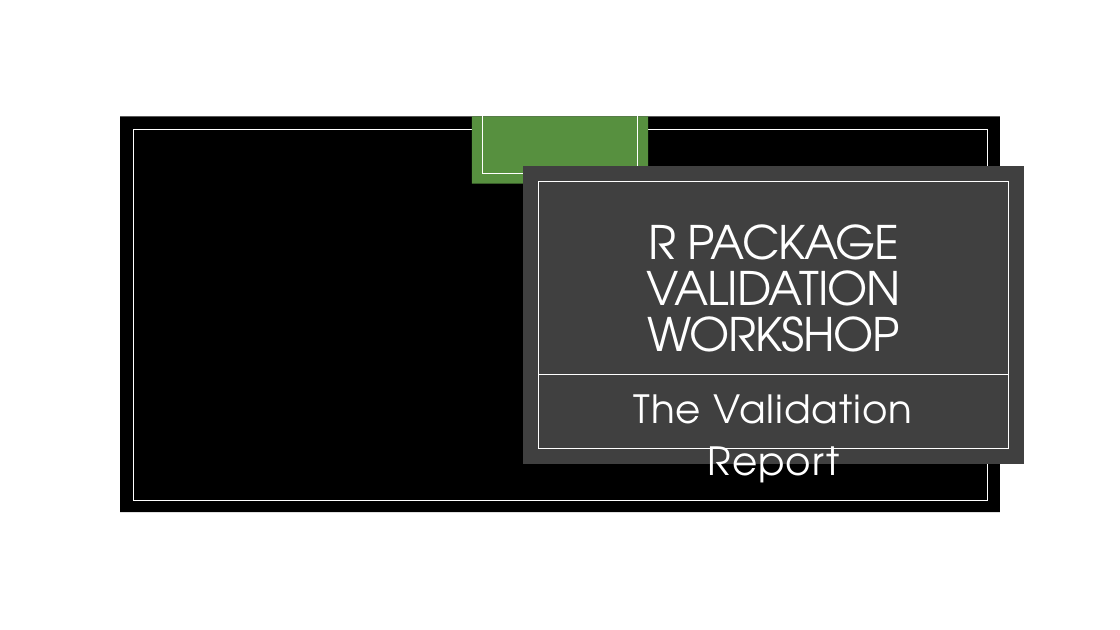
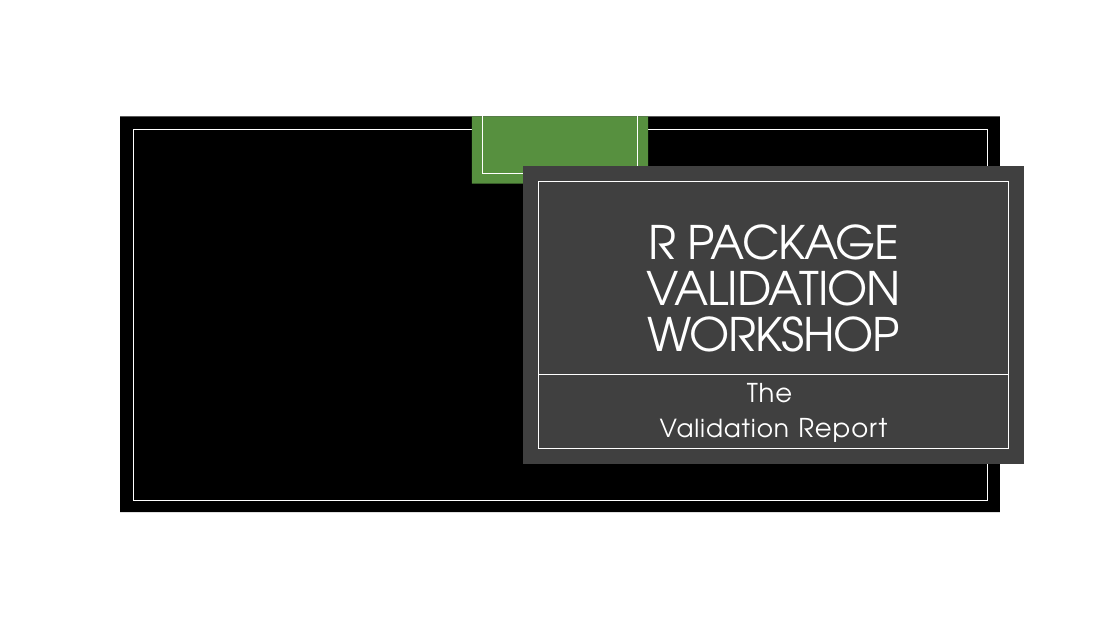
Before and after one commit to FredHutch/R_Package_Validation_Tutorial, a slide deck: slide 1 of Slides/Slides-05-The_Validation_Report/Slides-05-The_Validation_Report.pptx. Drawn at 1120x630 pixels with LibreOffice and Linux fonts; fonts in the diff are those of the drawing; background and template pictures are left out. Boxes give left, top, right and bottom in pixels: in the first picture for what was removed or moved away, otherwise in the second. Text is boxed around its words. In the diff, an @@ line names an element or a change of style, - is before the commit and + after.

```diff
--- a/Slides/Slides-05-The_Validation_Report/Slides-05-The_Validation_Report.pptx
+++ b/Slides/Slides-05-The_Validation_Report/Slides-05-The_Validation_Report.pptx
@@ subtitle at [660,383,887,449]: text changed; size 33.3 to 21.3 pt @@
-The Validation Report
+The
+Validation Report
```
Also in this commit, not shown: 33 other files.
